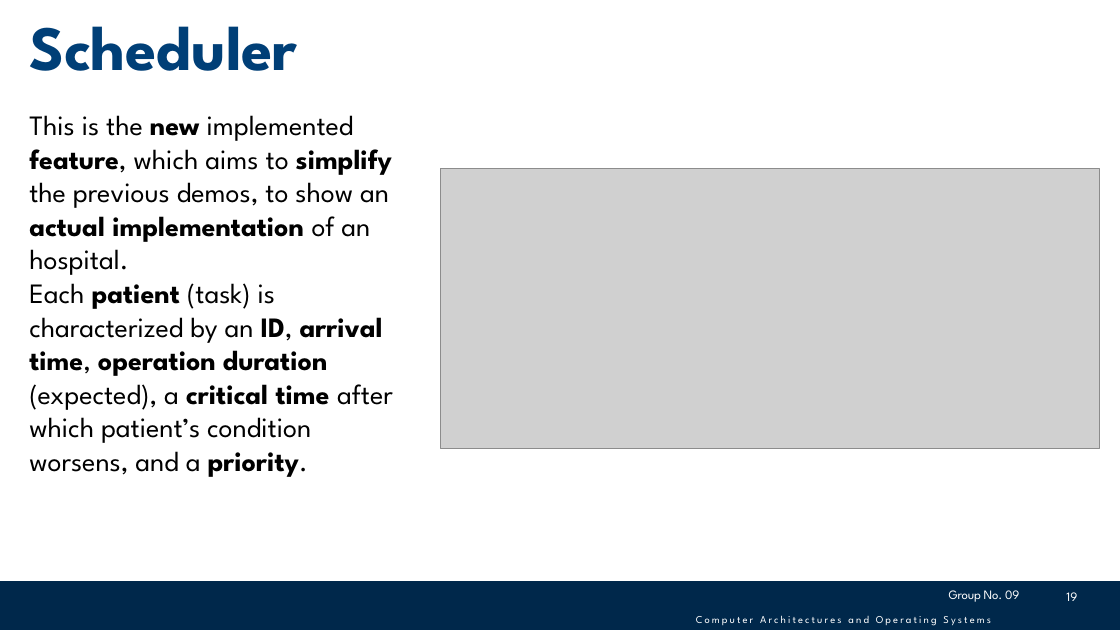
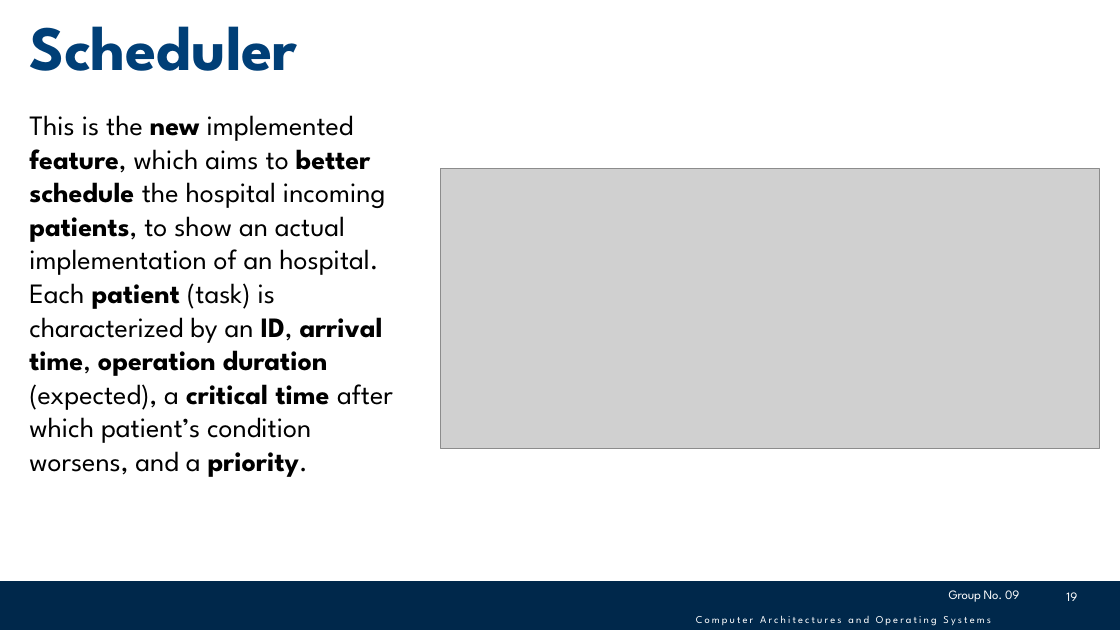
Before and after one commit to giovannidemaria/Polito-FreeRTOS-exploration, a slide deck: slide 19 of Documentation/HaclOSsim - Group09.pptx. Drawn at 1120x630 pixels with LibreOffice and Linux fonts; fonts in the diff are those of the drawing; grey boxes stand for pictures; background and template pictures are left out. Boxes give left, top, right and bottom in pixels: in the first picture for what was removed or moved away, otherwise in the second. Text is boxed around its words. In the diff, an @@ line names an element or a change of style, - is before the commit and + after.

Commit message:
Updated Presentation

```diff
--- a/Documentation/HaclOSsim - Group09.pptx
+++ b/Documentation/HaclOSsim - Group09.pptx
@@ text at (29, 115, 385, 275): text changed @@
-This is the new implemented feature, which aims to simplify the previous demos, to show an actual implementation of an hospital.
+This is the new implemented feature, which aims to better schedule the hospital incoming patients, to show an actual implementation of an hospital.
```
Also in this commit, not shown: 2 other slides changed, 1 other file.
